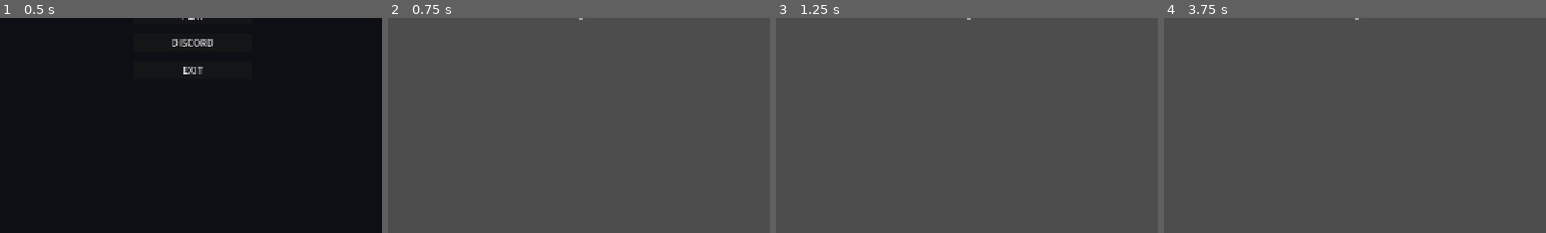
Above: before the commit, frames 1-4 (left to right).
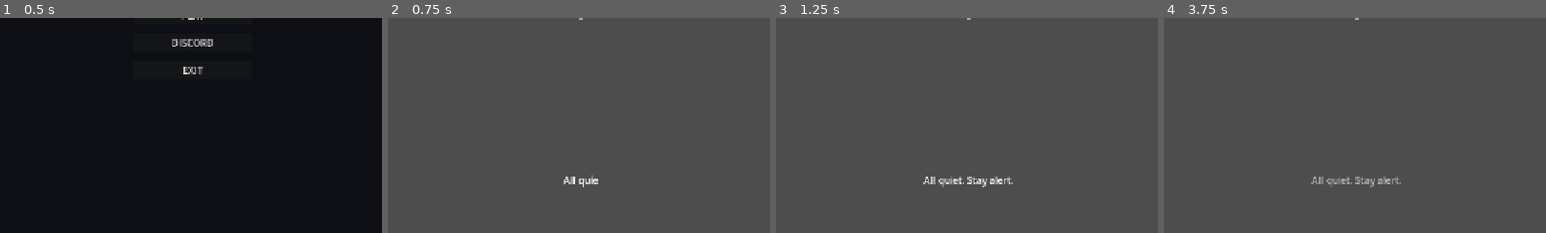
Above: after the commit, the same moments.

Repository: studioboredgames/Ward-9
Game: Godot game, scene res://scenes/main.tscn
The game is run twice, just before and just after one commit, with the same random seed, the same clock (stepped at 60 frames per second) and the same inputs.
Inputs (mouse positions are % of the whole screen's width and height, from its top left):
- Up to frame 1 (0.5 s): no input
- Up to frame 2 (0.75 s): click "PLAY" at 0.5 s
- Up to frame 3 (1.25 s): no input
- Up to frame 4 (3.75 s): move the mouse to (55, 50) at 1.27 s; hold W (move_forward) from 1.28 s (still down); tap Enter at 2, 3.5 s; move the mouse to (45, 50) at 2.02 s; tap Space at 2.75 s; move the mouse to (52, 48) at 2.77 s; move the mouse to (49, 52) at 3.52 s
The pictures show only the part of the screen within x 25-75%, y 50-100%; the shares and areas given below are measured in that part.

Frame 1 is identical in both runs. In frame 2, 0.2% of the frame differs, in the area x 46-55%, y 73-79%; in frame 3, 0.5%, in the area x 38-62%, y 73-79%; in frame 4, 0.5%.

Commit message:
feat: integrated menu play trigger and phase subtitles

Diff:
--- a/scripts/game_manager.gd
+++ b/scripts/game_manager.gd
@@ -44,6 +44,20 @@
 	add_to_group("game_manager")
 	_connect_signals()
 
+	# Game starts in MENU state
+	var menu = get_tree().get_first_node_in_group("main_menu")
+	if menu:
+		menu.play_pressed.connect(_on_play_pressed)
+
+
+func _on_play_pressed() -> void:
+	if phase_manager:
+		phase_manager.start_game()
+
+	var sm = get_tree().get_first_node_in_group("subtitle_manager")
+	if sm:
+		sm.display_text("Shift starting. Monitor the patients.", 4.0)
+
 
 func _connect_signals() -> void:
 	# 1. From phase_manager (Authority)
@@ -140,6 +154,15 @@
 func _on_authority_phase_changed(phase_name: String) -> void:
 	emit_signal("phase_changed", phase_name)
 
+	var sm = get_tree().get_first_node_in_group("subtitle_manager")
+	if sm:
+		match phase_name:
+			"normal": sm.display_text("All quiet. Stay alert.", 3.0)
+			"doubt": sm.display_text("Something feels... different.", 3.0)
+			"distortion": sm.display_text("Did that move?", 3.0)
+			"judgment": sm.display_text("They are watching back.", 3.0)
+			"reveal": sm.display_text("I understand now.", 4.0)
+
 
 func _on_input_patient_focused(patient: Node) -> void:
 	_current_patient = patient
